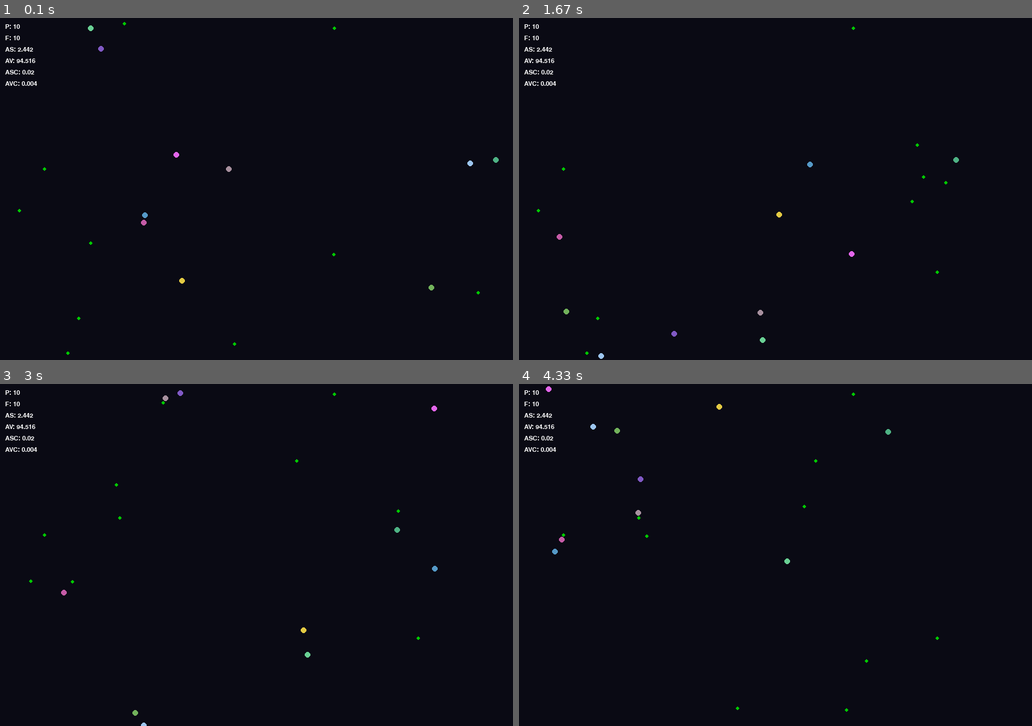
Above: before the commit, frames 1-4 (two rows, left to right).
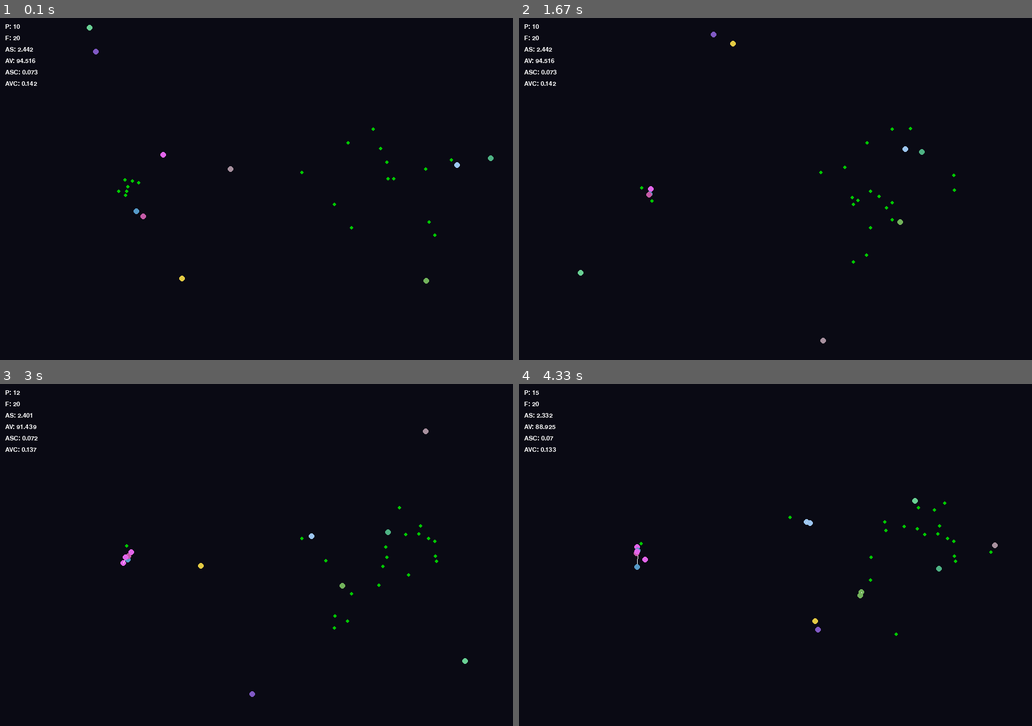
Above: after the commit, the same moments.

Repository: mikhailDyoshin/pygamePlayground
Game: pygame game, started from main.py
Two runs of this game, one before a commit and one after it. Both use one fixed random seed, a clock stepped at 60 frames per second and the inputs below.
Inputs:
- Up to frame 1 (0.1 s): no input
- Up to frame 2 (1.67 s): no input
- Up to frame 3 (3 s): no input
- Up to frame 4 (4.33 s): no input

The runs differ from the first frame. In frame 1, 0.4% of the frame differs, in the area x 2-98%, y 1-99%; in frame 2, 0.4%; in frame 3, 0.5%; in frame 4, 0.6%, in the area x 2-94%, y 0-96%.

Commit message:
Introduced new constraints
Created food-zones, speed-vision scaling and raised costs

Diff:
--- a/evolution_sim/agents/creature.py
+++ b/evolution_sim/agents/creature.py
@@ -3,8 +3,9 @@
 from pygame import Vector2
 
 LINE_TIMER = 100
-SPEED_COST = 0.008
-VISION_COST = 0.00004
+SPEED_COST = 0.03
+VISION_COST = 0.0015
+MAX_BUDGET = 120
 
 
 def screen_border(
@@ -151,6 +152,12 @@
         child.speed = max(0.1, self.speed + random.uniform(-0.2, 0.2))
         child.vision = max(10, self.vision + random.uniform(-10, 10))
 
+        total = child.speed * 20 + child.vision
+        if total > MAX_BUDGET:
+            scale = MAX_BUDGET / total
+            child.speed *= scale
+            child.vision *= scale
+
         child.coord = Vector2(self.coord.x, self.coord.y)
         child.color = self.color
         self.child = child
--- a/evolution_sim/world/food.py
+++ b/evolution_sim/world/food.py
@@ -5,7 +5,11 @@
 
 class Food:
     def __init__(self, w, h):
-        self._x = random.randint(0, w)
-        self._y = random.randint(0, h)
-        self.coord = Vector2(self._x, self._y)
-        self.energy = 12
+        FOOD_ZONES = [
+            (w * 0.25, h * 0.5, 10, 10),
+            (w * 0.75, h * 0.5, 60, 10),
+        ]
+        zone = random.choice(FOOD_ZONES)
+        x, y, density, nutrition = zone
+        self.coord = Vector2(random.gauss(x, density), random.gauss(y, density))
+        self.energy = nutrition
--- a/evolution_sim/world/world.py
+++ b/evolution_sim/world/world.py
@@ -1,7 +1,7 @@
 from evolution_sim.agents.creature import Creature, SPEED_COST, VISION_COST
 from evolution_sim.world.food import Food
 
-FOOD_NUMBER = 10
+FOOD_NUMBER = 20
 CREATURES_NUMBER = 10
 
 
